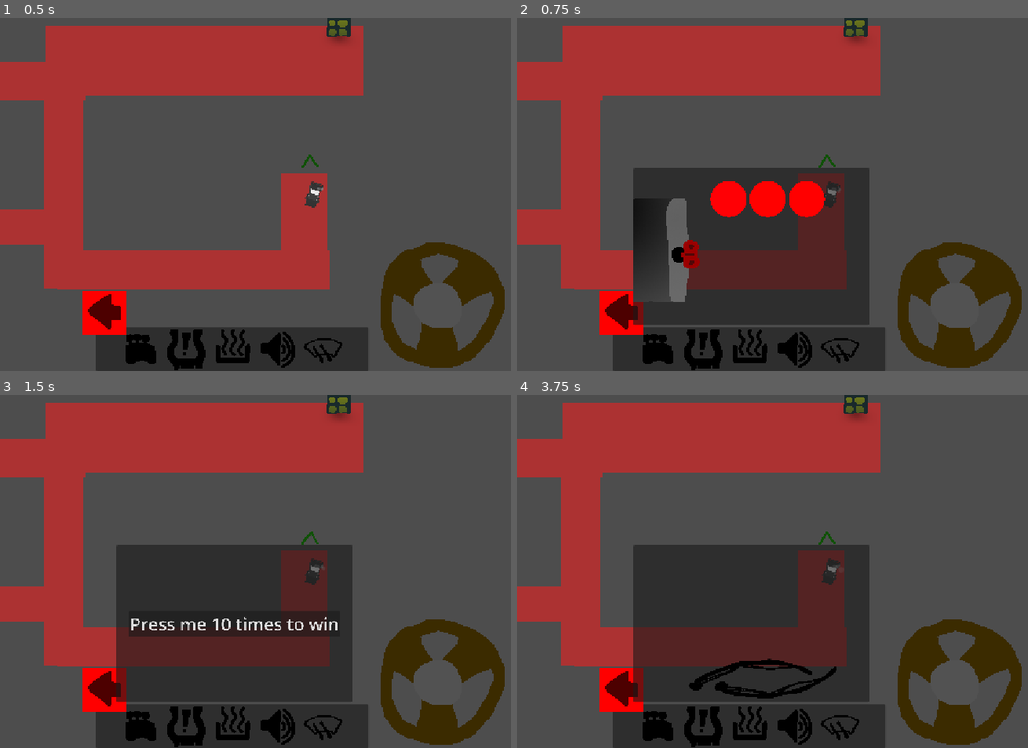
Above: before the commit, frames 1-4 (two rows, left to right).
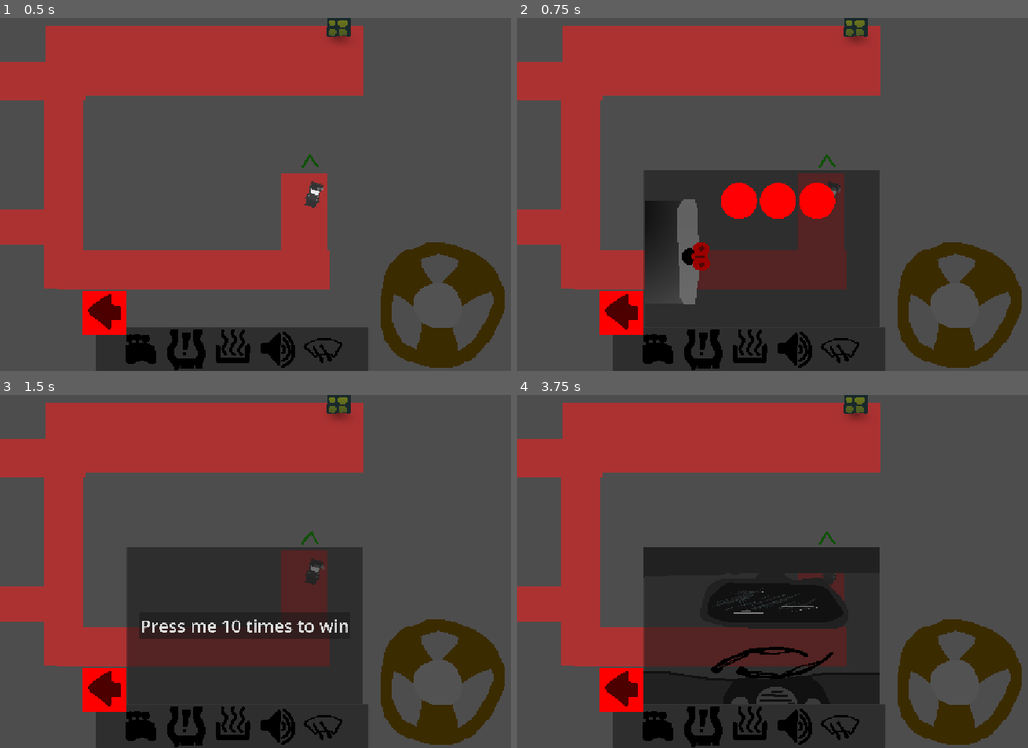
Above: after the commit, the same moments.

Repository: DBorgKiwami/game-jam-2
Game: Godot game, scene res://levels/testlevel.tscn
Two runs of this game, one before a commit and one after it. Both use one fixed random seed, a clock stepped at 60 frames per second and the inputs below. The engine's default icon, where the game draws it, is replaced by a stand-in: a white triangle on a blue panel in a dark square.
Inputs (mouse positions are in pixels of both pictures, inside the frame that each line leads up to):
- Up to frame 1 (0.5 s): no input
- Up to frame 2 (0.75 s): click (660, 349) at 0.5 s
- Up to frame 3 (1.5 s): click (183, 726) at 1.25 s
- Up to frame 4 (3.75 s): click (746, 726) at 2 s; click (792, 726) at 2.75 s; click (838, 726) at 3.5 s

Frame 1 is identical in both runs. In frame 2, 4.7% of the frame differs, in the area x 22-71%, y 42-88%; in frame 3, 3.3%; in frame 4, 7.7%.

Commit message:
Windshield art and minor toolbar styling

Diff:
--- a/minigames/windshield.tscn
+++ b/minigames/windshield.tscn
@@ -1,10 +1,12 @@
 [gd_scene format=3 uid="uid://dh8s2kyvn520g"]
 
 [ext_resource type="Script" uid="uid://ckcppo6kfrenh" path="res://minigames/windshield.gd" id="1_7pmbe"]
+[ext_resource type="Texture2D" uid="uid://bub13bpdlh7tc" path="res://images/windshield-view.png" id="2_7pmbe"]
 [ext_resource type="Texture2D" uid="uid://chnevs7bbylrr" path="res://images/wind_shield.png" id="2_fqfgp"]
+[ext_resource type="Texture2D" uid="uid://b01d1icsfv77o" path="res://images/windshield_mirror.png" id="4_aspda"]
 
 [sub_resource type="RectangleShape2D" id="RectangleShape2D_7pmbe"]
-size = Vector2(772, 515)
+size = Vector2(1072, 441)
 
 [node name="Windshield" type="Node2D" unique_id=1467513764]
 script = ExtResource("1_7pmbe")
@@ -29,6 +31,11 @@
 grow_vertical = 2
 mouse_filter = 2
 
+[node name="WindshieldView" type="Sprite2D" parent="Panel" unique_id=523923724]
+position = Vector2(539.5, 359.5)
+scale = Vector2(0.92380124, 0.89149195)
+texture = ExtResource("2_7pmbe")
+
 [node name="Fog" type="Sprite2D" parent="." unique_id=1711576771]
 modulate = Color(1, 1, 1, 0)
 position = Vector2(12, -99)
@@ -36,17 +43,17 @@
 [node name="Area2D" type="Area2D" parent="Fog" unique_id=874138189]
 
 [node name="CollisionShape2D" type="CollisionShape2D" parent="Fog/Area2D" unique_id=2033265881]
-position = Vector2(134, -5.5)
+position = Vector2(-16, -70.5)
 shape = SubResource("RectangleShape2D_7pmbe")
 
 [node name="Windshield Interactibles" type="Node2D" parent="." unique_id=1100404298]
 z_index = 5
-position = Vector2(-671, -222)
+position = Vector2(-698, -310)
 
 [node name="LWindShield" type="Sprite2D" parent="Windshield Interactibles" unique_id=1418928990]
-position = Vector2(454.2897, 494.6634)
-rotation = 0.2617994
-scale = Vector2(0.515, 0.515)
+position = Vector2(520.0012, 500.76813)
+rotation = 0.2198095
+scale = Vector2(0.41, 0.41)
 texture = ExtResource("2_fqfgp")
 offset = Vector2(380.28, -319.395)
 
@@ -59,9 +66,9 @@
 polygon = PackedVector2Array(685.78, -382.495, 685.78, -380.79498, 513.07996, -369.395, 507.07996, -369.395, 268.97998, …(591 unchanged characters)…
 
 [node name="RWindShield" type="Sprite2D" parent="Windshield Interactibles" unique_id=1761244245]
-position = Vector2(564, 515.99994)
-rotation = 2.6179938
-scale = Vector2(0.515, 0.515)
+position = Vector2(629.7115, 522.1047)
+rotation = 2.576004
+scale = Vector2(0.41, 0.41)
 texture = ExtResource("2_fqfgp")
 offset = Vector2(-400, -319.395)
 flip_h = true
@@ -74,6 +81,11 @@
 position = Vector2(-379.2207, 314.28552)
 polygon = PackedVector2Array(-705.5, -382.495, -705.5, -380.79498, -532.8, -369.395, -526.8, -369.395, -288.7, -287.395 …(564 unchanged characters)…
 
+[node name="WindshieldMirror" type="Sprite2D" parent="." unique_id=2036254334]
+z_index = 5
+position = Vector2(19, 3)
+texture = ExtResource("4_aspda")
+
 [connection signal="area_entered" from="Fog/Area2D" to="." method="_on_fog_area_2d_entered"]
 [connection signal="mouse_entered" from="Windshield Interactibles/LWindShield/LWindShieldArea2D" to="." method="_on_area_2d_mouse_entered"]
 [connection signal="mouse_exited" from="Windshield Interactibles/LWindShield/LWindShieldArea2D" to="." method="_on_area_2d_mouse_exited"]
--- a/ui/toolbar.tscn
+++ b/ui/toolbar.tscn
@@ -123,9 +123,9 @@
 stretch_mode = 4
 
 [node name="MinigameContainer" type="CanvasLayer" parent="." unique_id=985513871]
-offset = Vector2(430, 420)
+offset = Vector2(448.955, 423.405)
 scale = Vector2(0.4, 0.4)
-transform = Transform2D(0.4, 0, 0, 0.4, 430, 420)
+transform = Transform2D(0.4, 0, 0, 0.4, 448.955, 423.405)
 
 [node name="Engine" parent="MinigameContainer" unique_id=1211425801 instance=ExtResource("8_vh3at")]
 visible = false
Binary file added: images/windshield-view.png
Not shown, added: images/windshield-view.png.import
Binary file added: images/windshield_mirror.png
Not shown, added: images/windshield_mirror.png.import
